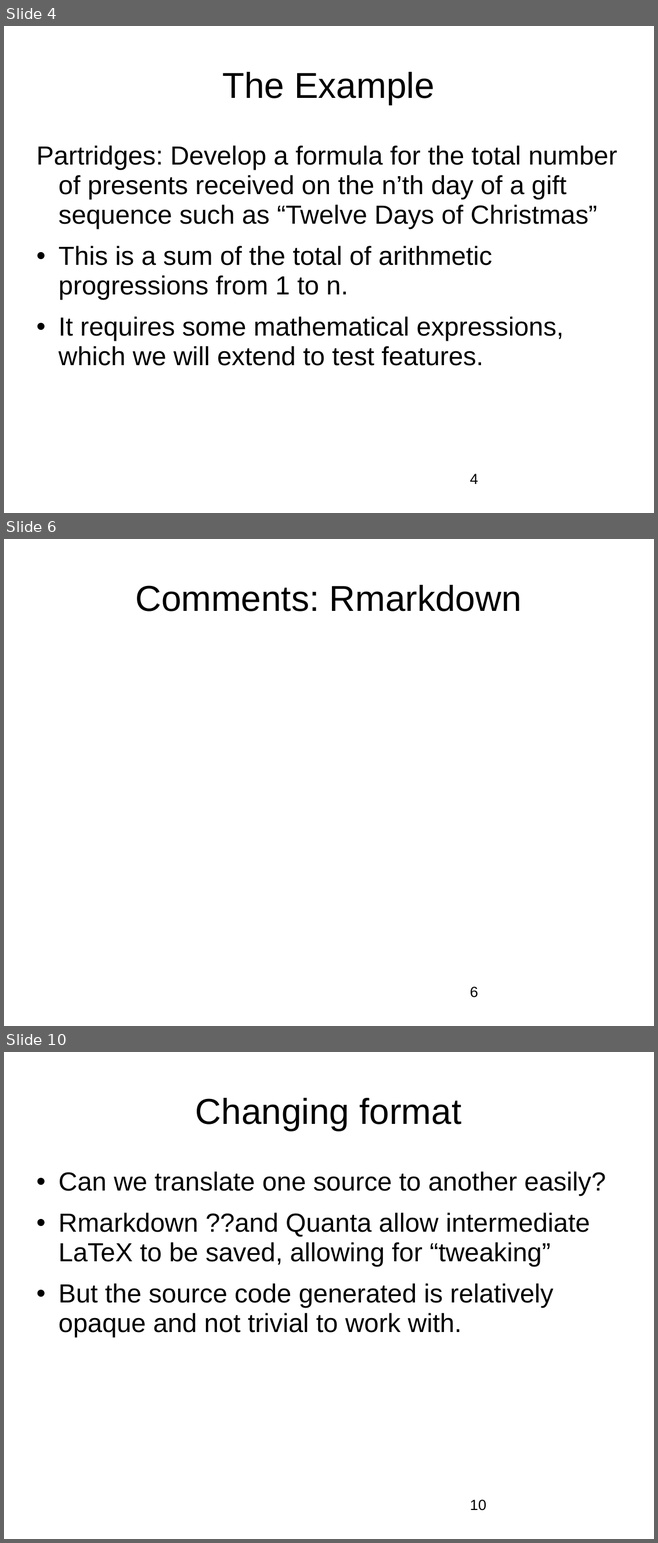
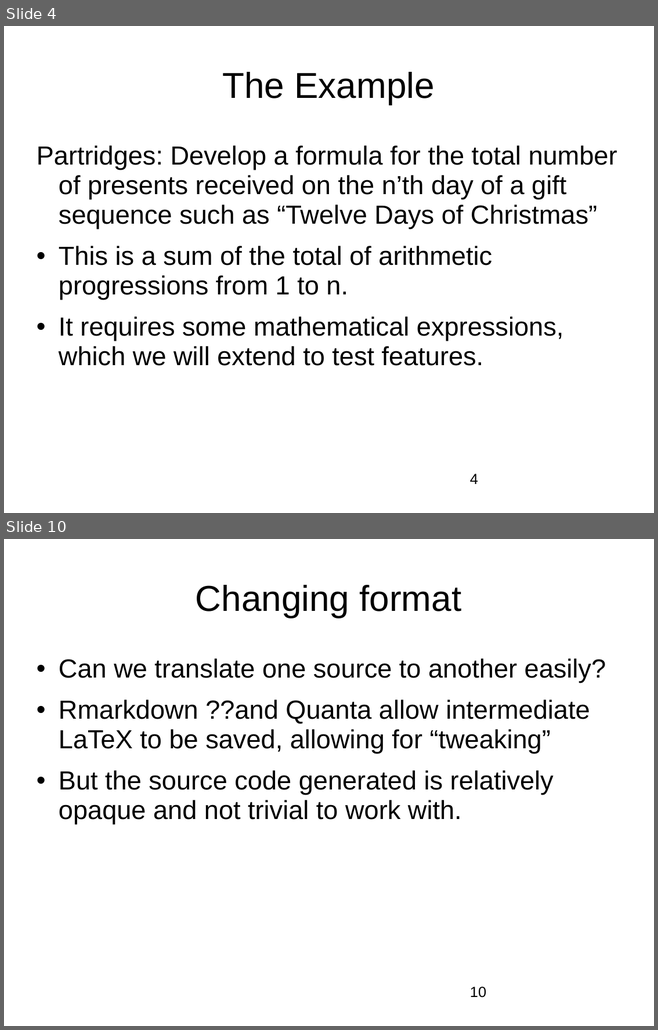
Before and after one commit to nashjc/Partridges, a slide deck: LinuxOttawa20260108.odp. Shown one above the other, each under a label of ours: slides 4, 6 and 10 before the commit, slides 4 and 10 after it; the slides between them are not shown. The pictures are 658x1543 and 658x1030 pixels, drawn with LibreOffice and Linux fonts; fonts in the diff are those of the drawing; background and template pictures are left out. Boxes give left, top, right and bottom in pixels: in the first picture for what was removed or moved away, otherwise in the second. Text is boxed around its words. In the diff, an @@ line names an element or a change of style, - is before the commit and + after.

```diff
--- a/LinuxOttawa20260108.odp
+++ b/LinuxOttawa20260108.odp
@@ slide 6 removed at [4, 539, 654, 1026], background picture (left out) @@
@@ title removed at [135, 585, 521, 611] @@
-Comments: Rmarkdown
@@ page number removed at [470, 987, 478, 998] @@
-6
```
Also in this commit, not shown: 4 slides changed, 4 slides added, 2 other slides removed.
